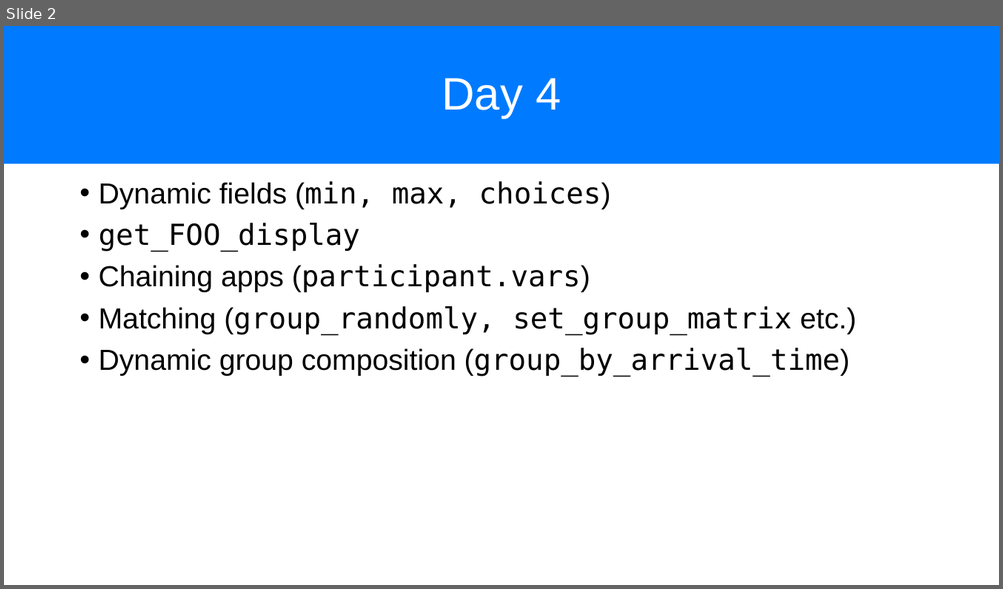
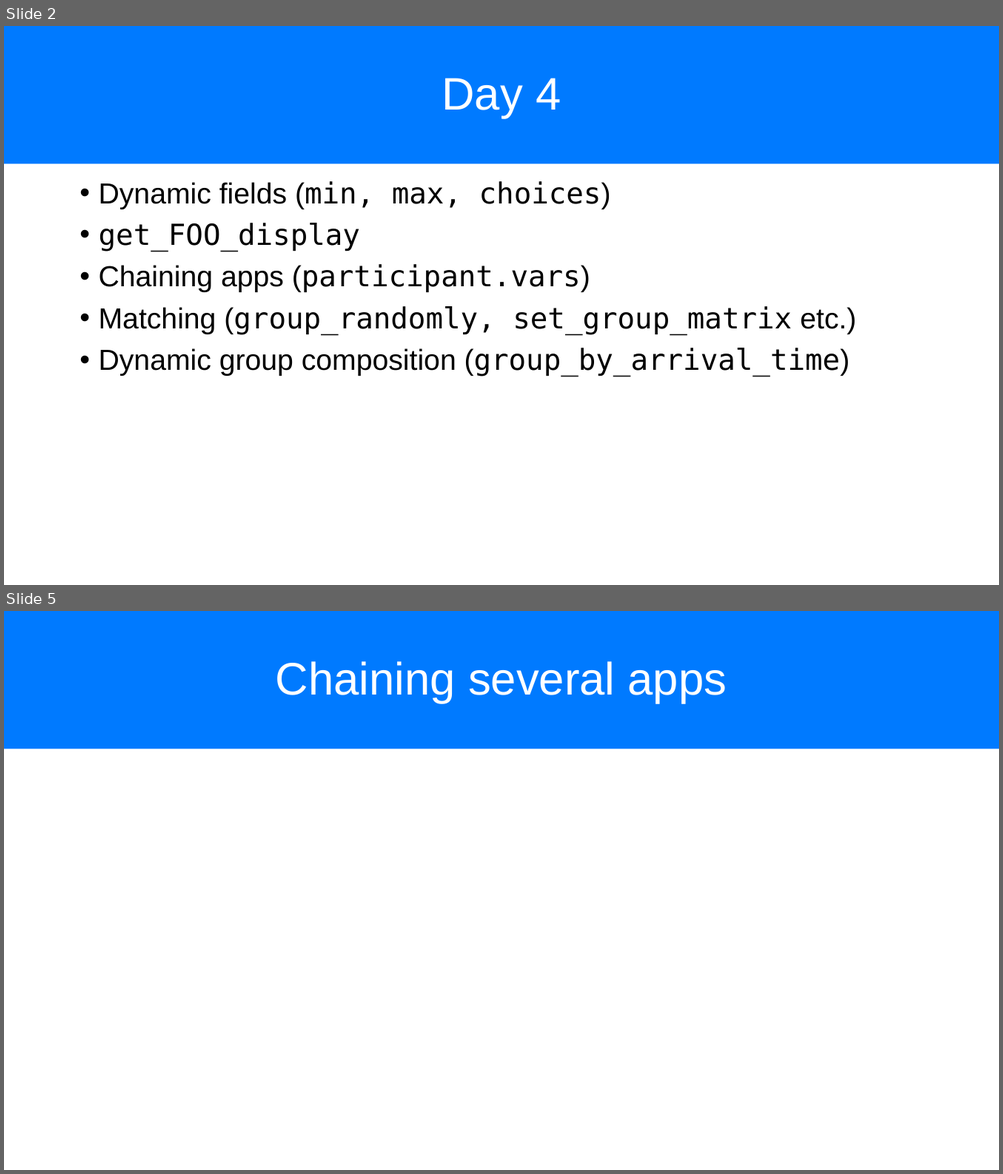
Before and after one commit to chapkovski/uncertainty-summer-school, a slide deck: presentations/frankfurt_july_2019 day4.pptx. Shown one above the other, each under a label of ours: slide 2 before the commit, slides 2 and 5 after it; the slides between them are not shown. The pictures are 1003x589 and 1003x1174 pixels, drawn with LibreOffice and Linux fonts; fonts in the diff are those of the drawing. Boxes give left, top, right and bottom in pixels: in the first picture for what was removed or moved away, otherwise in the second. Text is boxed around its words. In the diff, an @@ line names an element or a change of style, - is before the commit and + after.

```diff
--- a/presentations/frankfurt_july_2019 day4.pptx
+++ b/presentations/frankfurt_july_2019 day4.pptx
@@ slide 5 added at box(4, 611, 999, 1170), background #FFFFFF @@
@@ title added at box(4, 611, 999, 749), fill #007AFF, 44 pt, text #FFFFFF @@
+Chaining several apps
```
Also in this commit, not shown: 4 other slides added, 4 other files.
